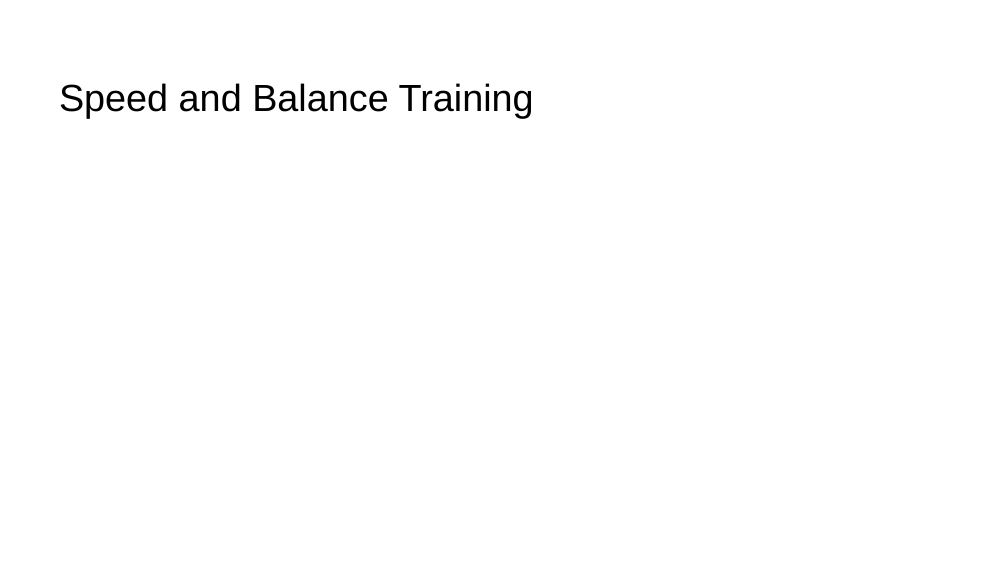
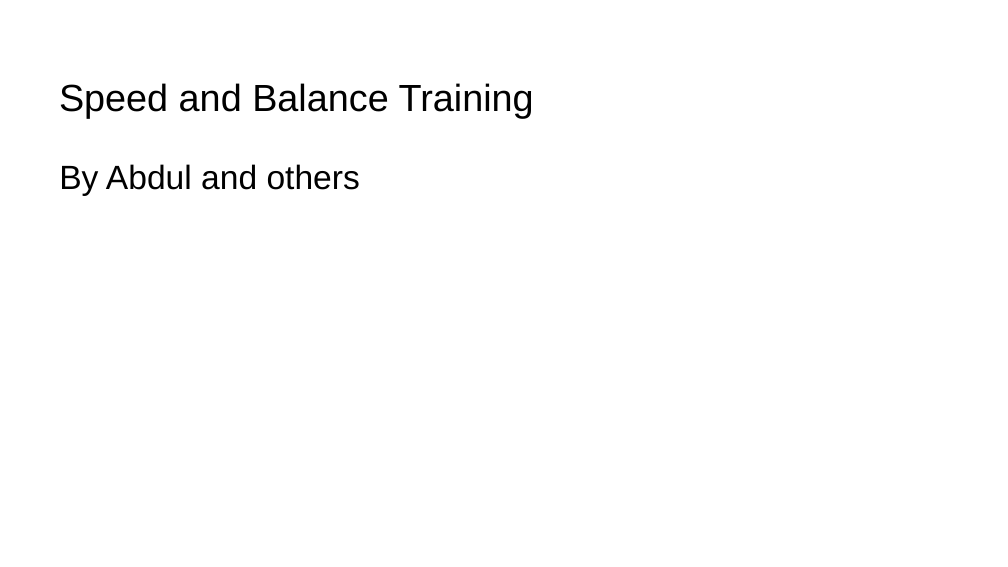
Before and after one commit to troy600/DSA, a slide deck: slide 1 of speedandtraining.pptx. Drawn at 1008x567 pixels with LibreOffice and Linux fonts; fonts in the diff are those of the drawing; background and template pictures are left out. Boxes give left, top, right and bottom in pixels: in the first picture for what was removed or moved away, otherwise in the second. Text is boxed around its words. In the diff, an @@ line names an element or a change of style, - is before the commit and + after.

```diff
--- a/speedandtraining.pptx
+++ b/speedandtraining.pptx
@@ subtitle added at [59,164,360,196], 32 pt, text #000000 @@
+By Abdul and others
```
Also in this commit, not shown: 1 other slide changed, 1 slide added.
